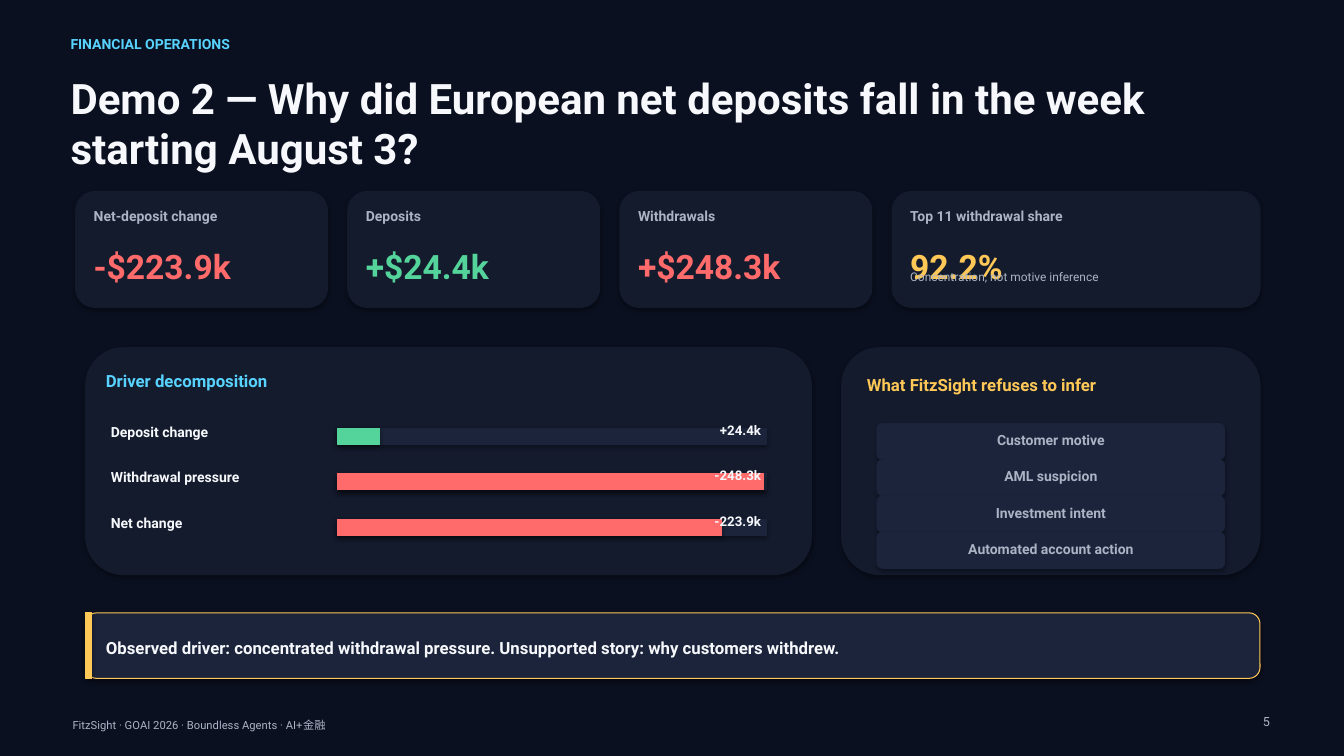
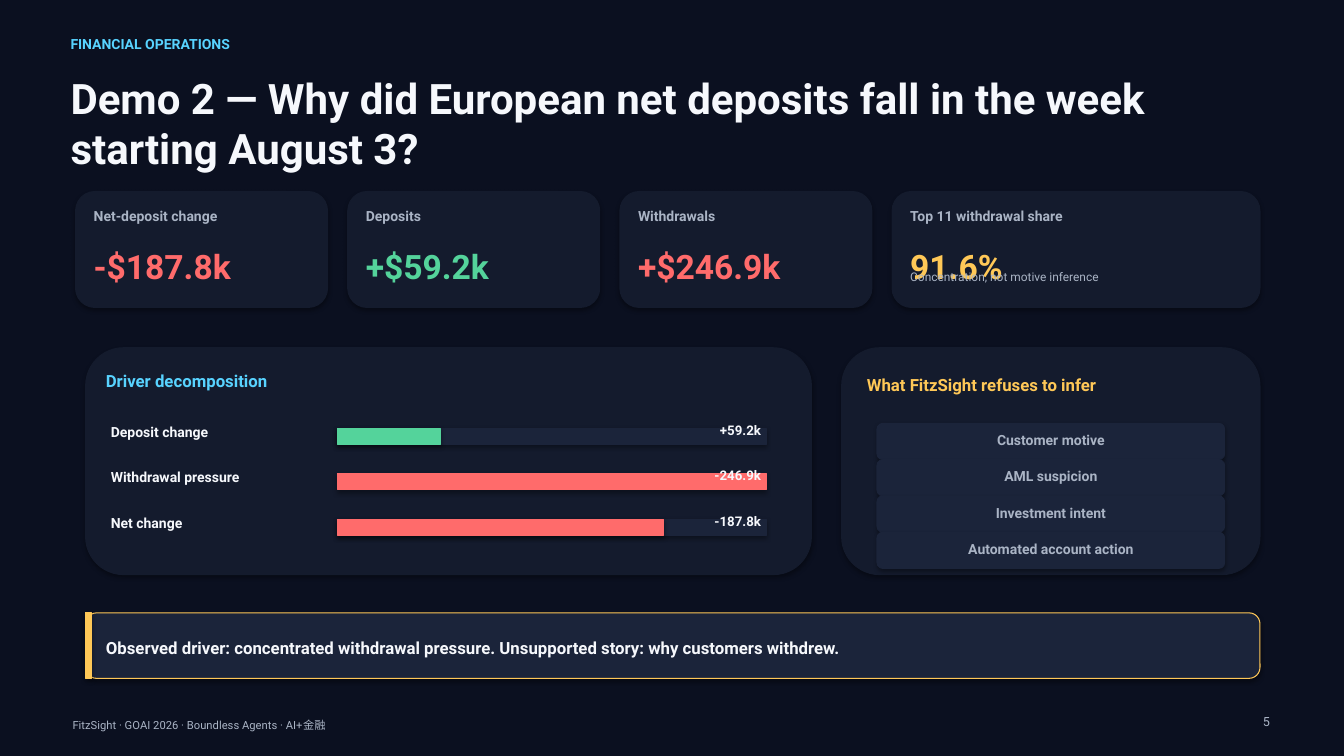
Before and after one commit to AplusNeutrino/FitzSight, a slide deck: slide 5 of submission/FitzSight_GOAI_Initial_Round.pptx. Drawn at 1344x756 pixels with LibreOffice and Linux fonts; fonts in the diff are those of the drawing. Boxes give left, top, right and bottom in pixels: in the first picture for what was removed or moved away, otherwise in the second. Text is boxed around its words. In the diff, an @@ line names an element or a change of style, - is before the commit and + after.

```diff
--- a/submission/FitzSight_GOAI_Initial_Round.pptx
+++ b/submission/FitzSight_GOAI_Initial_Round.pptx
@@ text at box(94, 251, 231, 283): text changed @@
--$223.9k
+-$187.8k
@@ text at box(366, 251, 489, 283): text changed @@
-+$24.4k
++$59.2k
@@ text at box(638, 251, 780, 283): text changed @@
-+$248.3k
++$246.9k
@@ text at box(910, 254, 1002, 283): text changed @@
-92.2%
+91.6%
@@ rectangle: place and size @@
-rectangle at box(338, 429, 379, 445)
+rectangle at box(338, 429, 441, 445)
@@ text at box(720, 425, 761, 435): text changed @@
-+24.4k
++59.2k
@@ rectangle removed at box(338, 474, 766, 490) @@
@@ text at box(714, 468, 761, 480): text changed @@
--248.3k
+-246.9k
@@ rectangle: place and size @@
-rectangle at box(338, 519, 722, 535)
+rectangle at box(338, 519, 663, 535)
@@ text at box(714, 516, 761, 526): text changed @@
--223.9k
+-187.8k
```
Also in this commit, not shown: 3 other slides changed, 53 other files.
